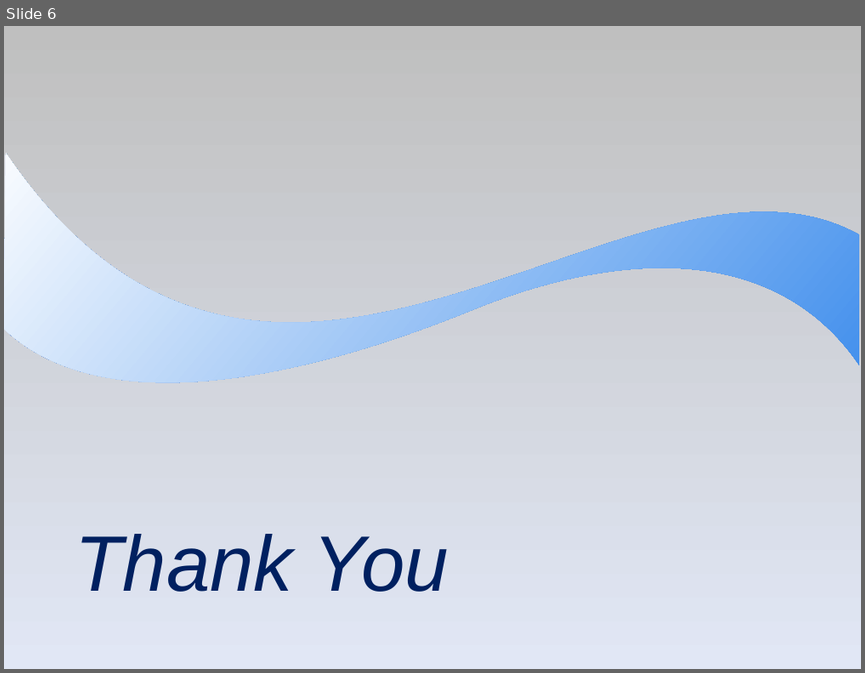
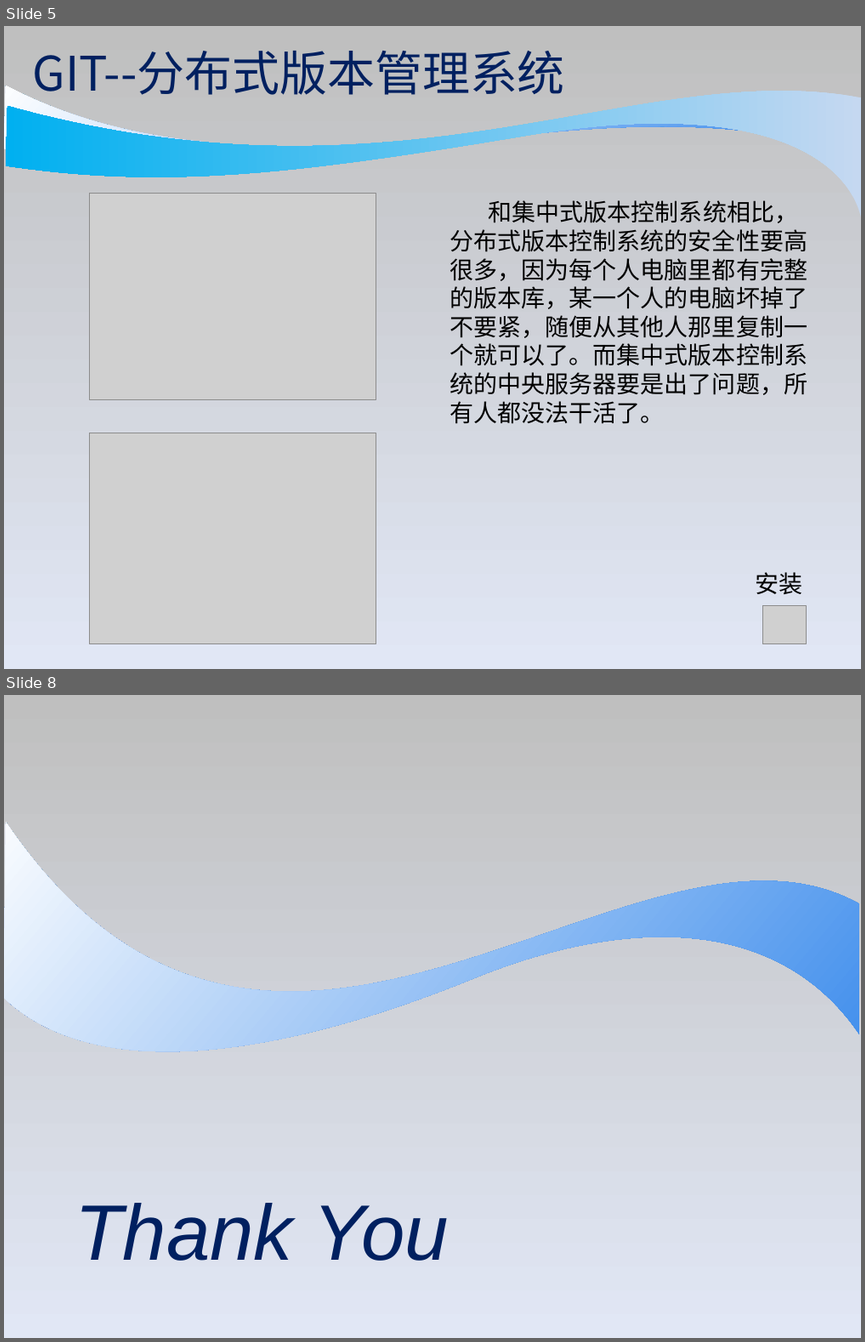
Before and after one commit to wobushixianyu/GitSkillSharing, a slide deck: git_skill_sharing.ppt. Shown one above the other, each under a label of ours: slide 6 before the commit, slides 5 and 8 after it; the slides between them are not shown. The pictures are 865x673 and 865x1342 pixels, drawn with LibreOffice and Linux fonts; fonts in the diff are those of the drawing; grey boxes stand for pictures; background and template pictures are left out. Boxes give left, top, right and bottom in pixels: in the first picture for what was removed or moved away, otherwise in the second. Text is boxed around its words. In the diff, an @@ line names an element or a change of style, - is before the commit and + after.

```diff
--- a/git_skill_sharing.ppt
+++ b/git_skill_sharing.ppt
@@ slide 5 added at <box>4,26,861,669</box>, background #FFFFFF; not listed: 1 template element that a slide beside it also shows @@
@@ title added at <box>33,51,565,103</box>, 40 pt, text #002060 @@
+GIT--分布式版本管理系统
@@ freeform shape added at <box>4,70,859,227</box>, fill gradient #2A81EA to #FFFFFF @@
@@ freeform shape added at <box>6,57,861,217</box>, fill gradient #C5D8F1 to #00B0F0 @@
@@ picture added at <box>90,193,375,399</box> @@
@@ text added at <box>449,200,807,594</box>, 20 pt, text #000000 @@
+和集中式版本控制系统相比，
+分布式版本控制系统的安全性要高
+很多，因为每个人电脑里都有完整
+的版本库，某一个人的电脑坏掉了
+不要紧，随便从其他人那里复制一
+个就可以了。而集中式版本控制系
+统的中央服务器要是出了问题，所
+有人都没法干活了。
+安装
@@ picture added at <box>90,432,375,644</box> @@
@@ picture added at <box>762,605,805,644</box> @@
@@ what was slide 6 is now slide 8 @@
```
Also in this commit, not shown: 3 slides changed, 3 other slides added, 2 slides removed.
